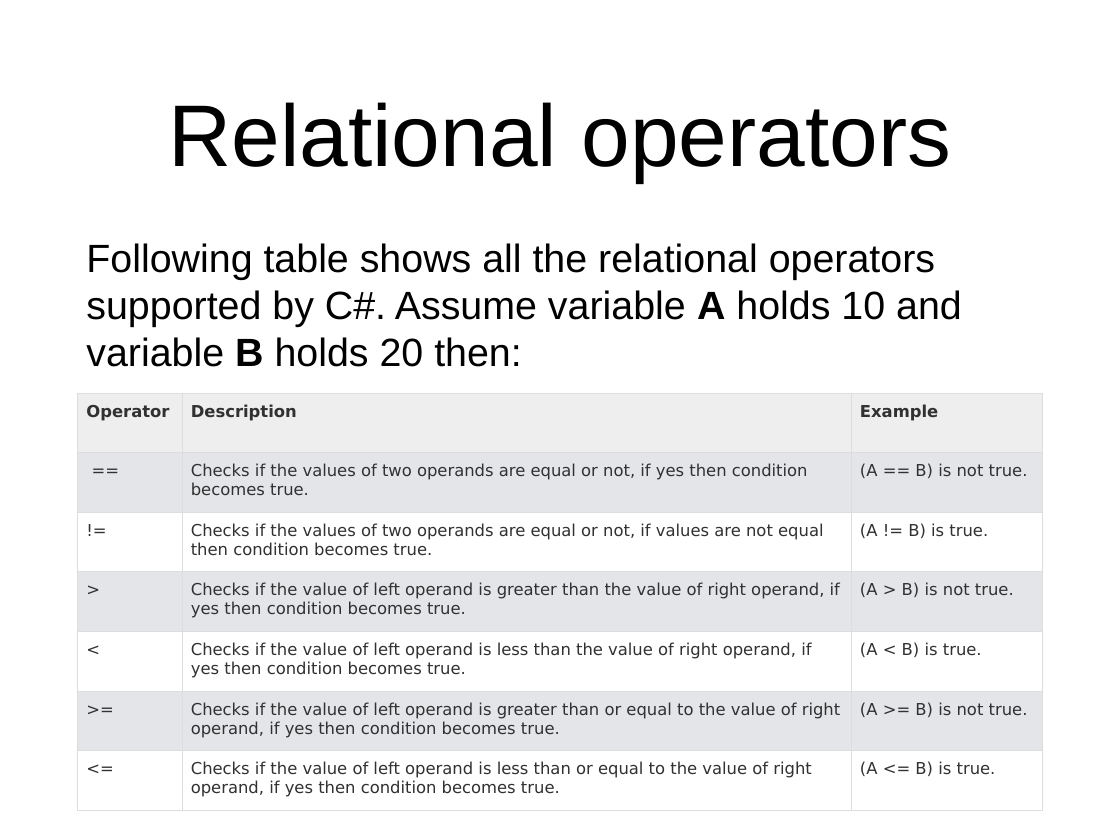
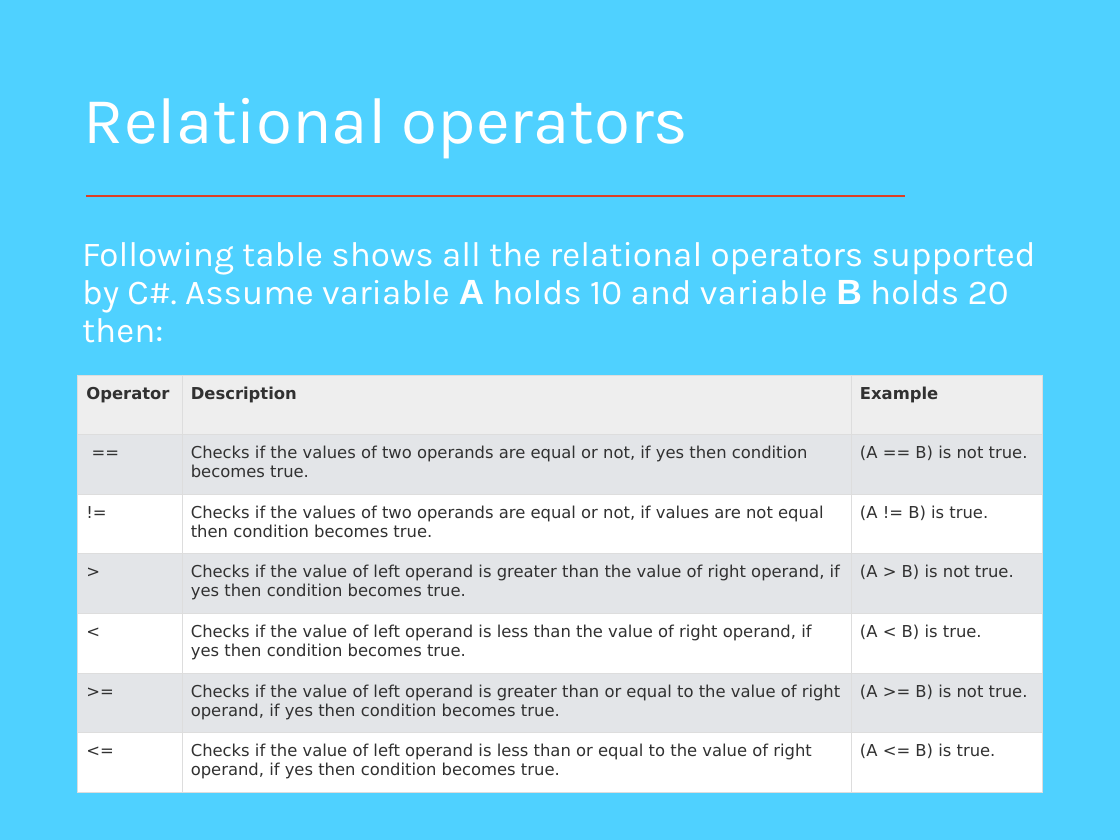
Before and after one commit to Falkhanaizi/TechHub, a slide deck: slide 27 of introduction to C# in VS 2015.pptx. Drawn at 1120x840 pixels with LibreOffice and Linux fonts; fonts in the diff are those of the drawing. Boxes give left, top, right and bottom in pixels: in the first picture for what was removed or moved away, otherwise in the second. Text is boxed around its words. In the diff, an @@ line names an element or a change of style, - is before the commit and + after.

```diff
--- a/introduction to C# in VS 2015.pptx
+++ b/introduction to C# in VS 2015.pptx
@@ background #FFFFFF to #4FD1FF @@
@@ title "Relational operators": place and size @@
-title "Relational operators" at (168,102,950,182)
+title "Relational operators" at (84,98,688,159)
@@ title "Relational operators" at (84,98,688,159): size 80 to 60 pt, font Arial to Karla, text colour #000000 to #FFFFFF; alignment centre to left; line spacing 1 to 0.9 @@
@@ line added from (905, 196) to (86, 196), #DC3F25 1.5 pt @@
@@ text "Following table shows all the ..." at (82,242,1036,343): size 36 to 32 pt, font Arial to Karla, text colour #000000 to #FFFFFF; line spacing 1 to 0.9; less space between paragraphs; vertical alignment middle to top @@
@@ table: place and size @@
-table at (78,393,1044,811)
+table at (78,375,1044,792)
```
Also in this commit, not shown: 56 other slides changed.
